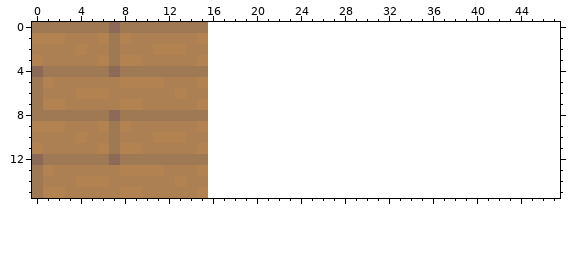
Pixel-art file: Assets/Pixelart/Wall And Floor/floor.aseprite. Above is the file before it was changed.
16x16 pixels, 1 frame. Colours within 5 levels of each other are drawn and written as one. The old version is drawn lined up with the new one, on the new canvas.
Once edited:
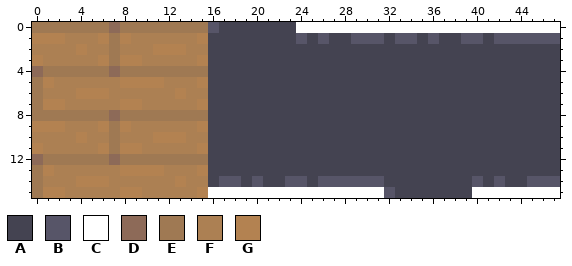
Palette (. is transparent): A #444351  B #575568  C #ffffff  D #8d6a58  E #9f7953  F #ac8053  G #b38251
From old to new:
{"change": "canvas 16x16 -> 48x16"}
{"y":0,"x":16,"old":"................................","new":"BAAAAAAACCCCCCCCCCCCCCCCCCCCCCCC"}
{"y":1,"x":16,"old":"................................","new":"AAAAAAAABABAABBBABBABAABBABBBBBB"}
{"y":2,"x":16,"old":"................................","new":"AAAAAAAAAAAAAAAAAAAAAAAAAAAAAAAA"}
{"y":3,"x":16,"old":"................................","new":"AAAAAAAAAAAAAAAAAAAAAAAAAAAAAAAA"}
{"y":4,"x":16,"old":"................................","new":"AAAAAAAAAAAAAAAAAAAAAAAAAAAAAAAA"}
{"y":5,"x":16,"old":"................................","new":"AAAAAAAAAAAAAAAAAAAAAAAAAAAAAAAA"}
{"y":6,"x":16,"old":"................................","new":"AAAAAAAAAAAAAAAAAAAAAAAAAAAAAAAA"}
{"y":7,"x":16,"old":"................................","new":"AAAAAAAAAAAAAAAAAAAAAAAAAAAAAAAA"}
{"y":8,"x":16,"old":"................................","new":"AAAAAAAAAAAAAAAAAAAAAAAAAAAAAAAA"}
{"y":9,"x":16,"old":"................................","new":"AAAAAAAAAAAAAAAAAAAAAAAAAAAAAAAA"}
{"y":10,"x":16,"old":"................................","new":"AAAAAAAAAAAAAAAAAAAAAAAAAAAAAAAA"}
{"y":11,"x":16,"old":"................................","new":"AAAAAAAAAAAAAAAAAAAAAAAAAAAAAAAA"}
{"y":12,"x":16,"old":"................................","new":"AAAAAAAAAAAAAAAAAAAAAAAAAAAAAAAA"}
{"y":13,"x":16,"old":"................................","new":"AAAAAAAAAAAAAAAAAAAAAAAAAAAAAAAA"}
{"y":14,"x":16,"old":"................................","new":"ABBABAABBABBBBBBAAAAAAAABABAABBB"}
{"y":15,"x":16,"old":"................................","new":"CCCCCCCCCCCCCCCCBAAAAAAACCCCCCCC"}
{"label":"added","picture_box":[208,22,560,198]}
